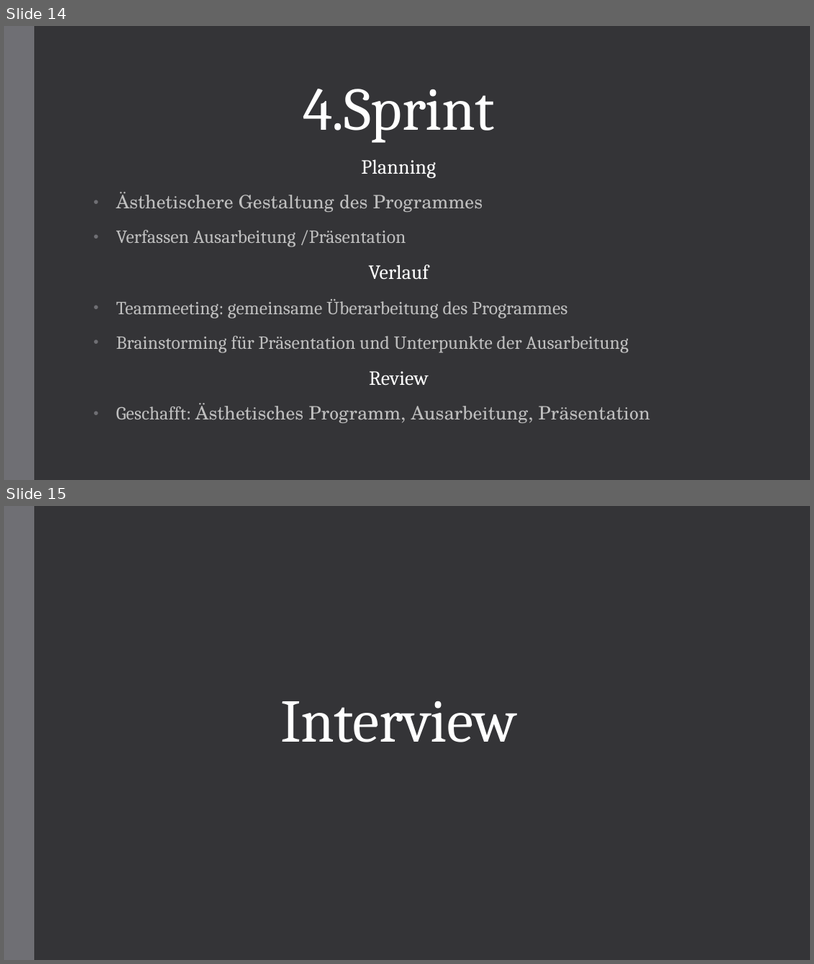
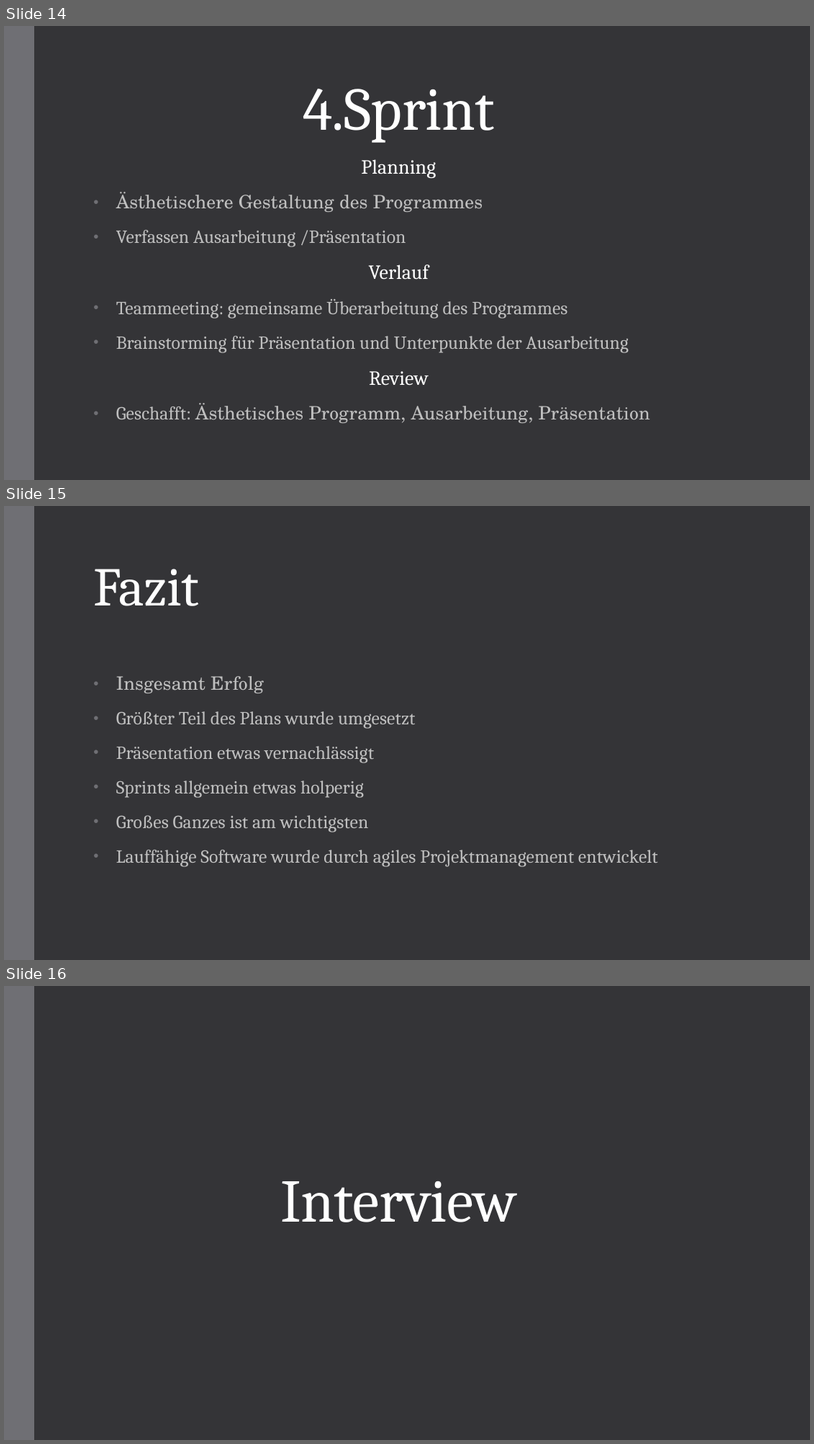
Before and after one commit to DerFish/ProjectSimpleStudies, a slide deck: SimpleStudies/Project SimpleStudies.pptx. Shown one above the other, each under a label of ours: slides 14 and 15 before the commit, slides 14, 15 and 16 after it. The pictures are 814x964 and 814x1444 pixels, drawn with LibreOffice and Linux fonts; fonts in the diff are those of the drawing. Boxes give left, top, right and bottom in pixels: in the first picture for what was removed or moved away, otherwise in the second. Text is boxed around its words. In the diff, an @@ line names an element or a change of style, - is before the commit and + after.

```diff
--- a/SimpleStudies/Project SimpleStudies.pptx
+++ b/SimpleStudies/Project SimpleStudies.pptx
@@ slide 15 added at [4,506,810,960], background #353537; not listed: 1 template element that a slide beside it also shows @@
@@ title added at [93,569,199,606], 64.8 pt, text #FFFFFF @@
+Fazit
@@ text added at [116,676,658,866], 22 pt, text #BFBFBF @@
+• Insgesamt Erfolg
+• Größter Teil des Plans wurde umgesetzt
+• Präsentation etwas vernachlässigt
+• Sprints allgemein etwas holperig
+• Großes Ganzes ist am wichtigsten
+• Lauffähige Software wurde durch agiles Projektmanagement entwickelt
@@ what was slide 15 is now slide 16 @@
```
Also in this commit, not shown: 1 other slide added, 1 slide removed.
